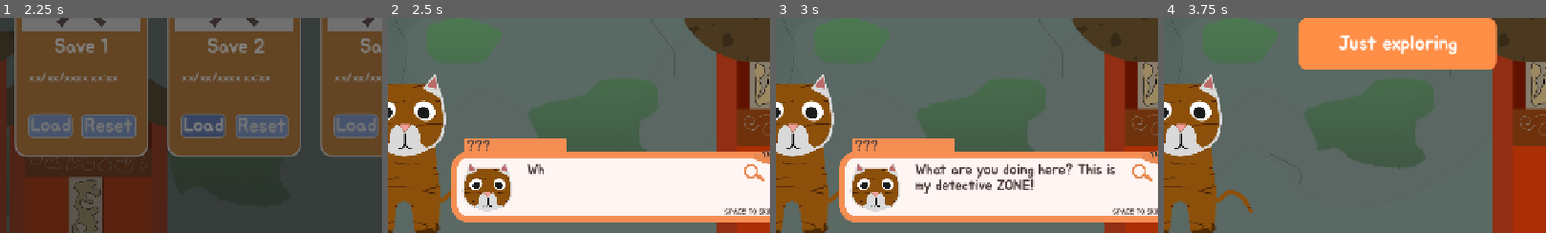
Above: before the commit, frames 1-4 (left to right).
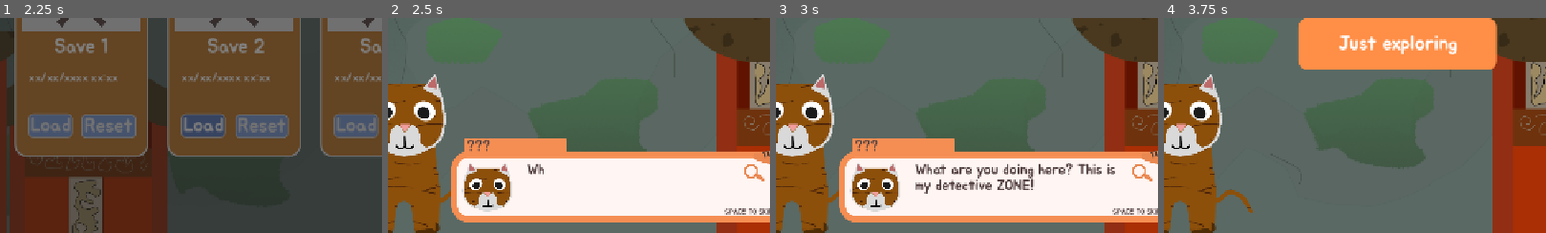
Above: after the commit, the same moments.

Repository: justvishy12/Detective-Tiggy
Game: Godot game, scene res://scenes/loading.tscn
Two runs of this game, one before a commit and one after it. Both use one fixed random seed, a clock stepped at 60 frames per second and the inputs below.
Inputs (mouse positions are % of the whole screen's width and height, from its top left):
- Up to frame 1 (2.25 s): tap Enter (ui_accept) at 0.5 s; move the mouse to (72, 45) at 0.52 s; hold Right 0.53-1.25 s; hold Enter (ui_accept) 0.53-1.25 s; click (72, 45) at 0.67 s; click "Load" at 1.25 s; click "Load" at 2 s
- Up to frame 2 (2.5 s): no input
- Up to frame 3 (3 s): tap Enter (ui_accept) at 2.75 s; drag from (30, 55) to (45, 70) at 2.77 s
- Up to frame 4 (3.75 s): tap Enter (ui_accept) at 3.5 s; move the mouse to (60, 28) at 3.52 s; hold Right from 3.53 s (still down); hold Enter (ui_accept) from 3.53 s (still down); tap Shift at 3.6 s; click (60, 28) at 3.67 s
The pictures show only the part of the screen within x 19-69%, y 50-100%; the shares and areas given below are measured in that part.

Frame 1 is identical in both runs. In frame 2, 0.1% of the frame differs, in the area x 2-28%, y 53-88%; in frame 3, 0.1%; in frame 4, less than 0.1%.
Error in both runs: Cannot call method 'change_scene_to_file' on a null value. (res://scripts/loading.gd:52)

Commit message:
Finish Zen Garden
Uploaded zen garden assets and tusky (new character) not really a minigame so very short, but just story scene, so not much done.

Diff:
--- a/tigy-moves/scenes/sortMG.tscn
+++ /dev/null
@@ -1,117 +0,0 @@
-[gd_scene format=3 uid="uid://045ts8yiw0hk"]
-
-[ext_resource type="Texture2D" uid="uid://be1wl7r6qjbnl" path="res://assets/scene bg/room4.png" id="1_4r3c1"]
-[ext_resource type="Texture2D" uid="uid://b61siv5wiuggk" path="res://assets/Book.png" id="2_31fjs"]
-[ext_resource type="Texture2D" uid="uid://djexgh6c21jex" path="res://assets/cookie.png" id="3_om4f5"]
-[ext_resource type="Texture2D" uid="uid://c77tlyvohkvl6" path="res://assets/cracker.png" id="4_frlxj"]
-[ext_resource type="Texture2D" uid="uid://d4a0demh67rnr" path="res://assets/fish cracker.png" id="5_gipj5"]
-[ext_resource type="Texture2D" uid="uid://dld6hydlle6vs" path="res://assets/fish.png" id="6_ue0fi"]
-[ext_resource type="Texture2D" uid="uid://clffenq7v2ab0" path="res://assets/Hat.png" id="7_uhgbi"]
-[ext_resource type="Texture2D" uid="uid://dyg1bxkp868on" path="res://assets/Magnify  Glass.png" id="8_hh8n4"]
-[ext_resource type="Texture2D" uid="uid://b56oy0ebk4e4h" path="res://assets/milk.png" id="9_cudeh"]
-[ext_resource type="Texture2D" uid="uid://5r6yebn1gtbh" path="res://assets/shoe.png" id="10_jywtn"]
-[ext_resource type="Texture2D" uid="uid://i4duyuxtmow7" path="res://assets/sock1.png" id="11_xq5r8"]
-[ext_resource type="Texture2D" uid="uid://c1ucd1ssgshde" path="res://assets/yarnball.png" id="12_qrcsr"]
-[ext_resource type="FontFile" uid="uid://ck8vhdjjmp7sf" path="res://fonts/Jua-Regular.ttf" id="13_om4f5"]
-
-[node name="Node2D" type="Node2D" unique_id=1379332548]
-
-[node name="Room4" type="Sprite2D" parent="." unique_id=1385376523]
-position = Vector2(445, 333)
-scale = Vector2(1.4222223, 1.4222223)
-texture = ExtResource("1_4r3c1")
-
-[node name="Interactive Items" type="Node2D" parent="." unique_id=904912522]
-position = Vector2(-682, -534.00006)
-scale = Vector2(1.7281421, 1.7281421)
-
-[node name="Book" type="Sprite2D" parent="Interactive Items" unique_id=1376896536]
-position = Vector2(711.747, 584.4427)
-scale = Vector2(0.50961536, 0.50961536)
-texture = ExtResource("2_31fjs")
-
-[node name="Cookie" type="Sprite2D" parent="Interactive Items" unique_id=1130067856]
-position = Vector2(796.8093, 597.7518)
-scale = Vector2(0.52409637, 0.52409637)
-texture = ExtResource("3_om4f5")
-
-[node name="Cracker" type="Sprite2D" parent="Interactive Items" unique_id=820410222]
-position = Vector2(654.46014, 670.0838)
-scale = Vector2(0.4125, 0.4125)
-texture = ExtResource("4_frlxj")
-
-[node name="FishCracker" type="Sprite2D" parent="Interactive Items" unique_id=59346725]
-position = Vector2(934.5296, 662.5613)
-scale = Vector2(0.4440296, 0.4440296)
-texture = ExtResource("5_gipj5")
-
-[node name="Fish" type="Sprite2D" parent="Interactive Items" unique_id=557241802]
-position = Vector2(613.37555, 616.8474)
-scale = Vector2(0.59433967, 0.59433967)
-texture = ExtResource("6_ue0fi")
-
-[node name="Hat" type="Sprite2D" parent="Interactive Items" unique_id=1699065071]
-position = Vector2(775.97784, 717.5337)
-scale = Vector2(0.46808508, 0.4680851)
-texture = ExtResource("7_uhgbi")
-
-[node name="MagnifyGlass" type="Sprite2D" parent="Interactive Items" unique_id=682143060]
-position = Vector2(1084.9801, 603.5383)
-scale = Vector2(0.41200033, 0.41200033)
-texture = ExtResource("8_hh8n4")
-
-[node name="Milk" type="Sprite2D" parent="Interactive Items" unique_id=1111152442]
-position = Vector2(848.3098, 663.13995)
-scale = Vector2(0.46969652, 0.46969652)
-texture = ExtResource("9_cudeh")
-
-[node name="Shoe" type="Sprite2D" parent="Interactive Items" unique_id=700498621]
-modulate = Color(0.48570347, 0.48570353, 0.48570347, 1)
-position = Vector2(936.84424, 620.89795)
-scale = Vector2(0.34649116, 0.34649116)
-texture = ExtResource("10_jywtn")
-
-[node name="Sock1" type="Sprite2D" parent="Interactive Items" unique_id=1358358248]
-modulate = Color(0.3019608, 0.5764706, 0.5764706, 1)
-position = Vector2(1014.38403, 592.5438)
-scale = Vector2(0.5793651, 0.5793651)
-texture = ExtResource("11_xq5r8")
-
-[node name="Yarnball" type="Sprite2D" parent="Interactive Items" unique_id=421185361]
-modulate = Color(0.9999986, 0.3960434, 0.3433689, 1)
-position = Vector2(1074.5643, 705.9606)
-scale = Vector2(0.6805556, 0.6805556)
-texture = ExtResource("12_qrcsr")
-
-[node name="Yarnball2" type="Sprite2D" parent="Interactive Items" unique_id=1670932586]
-modulate = Color(0.5411765, 1, 1, 1)
-position = Vector2(998.18164, 682.23553)
-scale = Vector2(0.5925926, 0.5925926)
-texture = ExtResource("12_qrcsr")
-
-[node name="Toys" type="Label" parent="." unique_id=1060116187]
-offset_left = 336.0
-offset_top = 179.0
-offset_right = 433.0
-offset_bottom = 228.0
-theme_override_fonts/font = ExtResource("13_om4f5")
-theme_override_font_sizes/font_size = 48
-text = "Toys"
-
-[node name="Gear" type="Label" parent="." unique_id=248701451]
-offset_left = 614.0
-offset_top = 181.0
-offset_right = 718.0
-offset_bottom = 230.0
-theme_override_fonts/font = ExtResource("13_om4f5")
-theme_override_font_sizes/font_size = 48
-text = "Gear"
-
-[node name="Food" type="Label" parent="." unique_id=1755379689]
-offset_left = 894.0
-offset_top = 180.0
-offset_right = 994.0
-offset_bottom = 229.0
-theme_override_fonts/font = ExtResource("13_om4f5")
-theme_override_font_sizes/font_size = 48
-text = "Food"
--- a/tigy-moves/scenes/zen garden.tscn
+++ b/tigy-moves/scenes/zen garden.tscn
@@ -1,6 +1,327 @@
 [gd_scene format=3 uid="uid://bn6d5b1fnb154"]
 
 [ext_resource type="Script" uid="uid://bs2co5fknw6hu" path="res://scripts/zen_garden.gd" id="1_00134"]
+[ext_resource type="Texture2D" uid="uid://c67qyk5xd2jun" path="res://assets/scene bg/Zen Garden.png" id="2_0l7ji"]
+[ext_resource type="Texture2D" uid="uid://0fumygayi57w" path="res://assets/hole.png" id="3_bsv7v"]
+[ext_resource type="Texture2D" uid="uid://ccxmch1ft1pg5" path="res://assets/M6.png" id="4_kmkhr"]
+[ext_resource type="Texture2D" uid="uid://dat53bg0sdtlt" path="res://assets/Shovel.png" id="5_lestv"]
+[ext_resource type="Texture2D" uid="uid://dbrwvhrdmgw5i" path="res://assets/Tusky.png" id="6_6yti8"]
+[ext_resource type="Texture2D" uid="uid://dffaqu80uvgjx" path="res://assets/TuskyBack.png" id="7_vab3i"]
+[ext_resource type="Texture2D" uid="uid://c568u6tvrafmh" path="res://assets/Tiggy.png" id="8_x4nyo"]
+[ext_resource type="Texture2D" uid="uid://chsbbi73gnvac" path="res://assets/textbox.png" id="9_0ekio"]
+[ext_resource type="Texture2D" uid="uid://byvw2eap704ft" path="res://assets/Shoe2.png" id="9_bsv7v"]
+[ext_resource type="FontFile" uid="uid://ck8vhdjjmp7sf" path="res://fonts/Jua-Regular.ttf" id="10_yb5sq"]
+[ext_resource type="StyleBox" uid="uid://mgm47pkvgrxx" path="res://styles/userchoice.tres" id="11_n6qjw"]
+[ext_resource type="StyleBox" uid="uid://sgstie1jsmlw" path="res://styles/userchoicehover+focus.tres" id="12_ubfgq"]
+[ext_resource type="Texture2D" uid="uid://clffenq7v2ab0" path="res://assets/Hat.png" id="14_kmkhr"]
+
+[sub_resource type="Animation" id="Animation_kmkhr"]
+length = 0.001
+
+[sub_resource type="Animation" id="Animation_lestv"]
+resource_name = "digging"
+length = 1.25
+loop_mode = 1
+tracks/0/type = "value"
+tracks/0/imported = false
+tracks/0/enabled = true
+tracks/0/path = NodePath("Shovel:position")
+tracks/0/interp = 1
+tracks/0/loop_wrap = true
+tracks/0/keys = {
+"times": PackedFloat32Array(0, 0.37, 0.66, 1.08),
+"transitions": PackedFloat32Array(1, 1, 1, 1),
+"update": 0,
+"values": [Vector2(1138, 540), Vector2(1100, 552), Vector2(1083, 527), Vector2(1140, 525.00006)]
+}
+tracks/1/type = "value"
+tracks/1/imported = false
+tracks/1/enabled = true
+tracks/1/path = NodePath("Shovel:rotation")
+tracks/1/interp = 1
+tracks/1/loop_wrap = true
+tracks/1/keys = {
+"times": PackedFloat32Array(0, 0.38, 0.67),
+"transitions": PackedFloat32Array(1, 1, 1),
+"update": 0,
+"values": [0.84203666, 1.0035644, 1.2374384]
+}
+
+[sub_resource type="Animation" id="Animation_x4nyo"]
+resource_name = "grab_tusky"
+length = 3.0000000000000004
+tracks/0/type = "value"
+tracks/0/imported = false
+tracks/0/enabled = true
+tracks/0/path = NodePath("Tusky:position")
+tracks/0/interp = 1
+tracks/0/loop_wrap = true
+tracks/0/keys = {
+"times": PackedFloat32Array(0, 1.4, 2.1333334, 2.6666667, 2.9666667),
+"transitions": PackedFloat32Array(1, 1, 1, 1, 1),
+"update": 0,
+"values": [Vector2(1021.0001, 491), Vector2(1021.0001, 491), Vector2(774.2501, 507.91254), Vector2(529, 545), Vector2(421.00006, 529.00006)]
+}
+tracks/1/type = "value"
+tracks/1/imported = false
+tracks/1/enabled = true
+tracks/1/path = NodePath("Tiggy:position")
+tracks/1/interp = 1
+tracks/1/loop_wrap = true
+tracks/1/keys = {
+"times": PackedFloat32Array(0, 0.6, 1.5, 2.1333334, 2.6666667, 2.9566667),
+"transitions": PackedFloat32Array(1, 1, 1, 1, 1, 1),
+"update": 0,
+"values": [Vector2(283, 488), Vector2(514, 442.00003), Vector2(933, 463), Vector2(686.25, 479.91254), Vector2(449, 494), Vector2(356.00003, 488)]
+}
+
+[sub_resource type="Animation" id="Animation_vab3i"]
+resource_name = "tusky move"
+length = 0.82
+tracks/0/type = "value"
+tracks/0/imported = false
+tracks/0/enabled = true
+tracks/0/path = NodePath("Tusky:position")
+tracks/0/interp = 1
+tracks/0/loop_wrap = true
+tracks/0/keys = {
+"times": PackedFloat32Array(0, 0.4, 0.8),
+"transitions": PackedFloat32Array(1, 1, 1),
+"update": 0,
+"values": [Vector2(1109, 500), Vector2(1080.0001, 489), Vector2(1021.0001, 491)]
+}
+tracks/1/type = "value"
+tracks/1/imported = false
+tracks/1/enabled = true
+tracks/1/path = NodePath("Shovel:position")
+tracks/1/interp = 1
+tracks/1/loop_wrap = true
+tracks/1/keys = {
+"times": PackedFloat32Array(0, 0.36666667, 0.76),
+"transitions": PackedFloat32Array(1, 1, 1),
+"update": 0,
+"values": [Vector2(1138, 540), Vector2(1184.9999, 562), Vector2(1222, 584)]
+}
+tracks/2/type = "value"
+tracks/2/imported = false
+tracks/2/enabled = true
+tracks/2/path = NodePath("Shovel:rotation")
+tracks/2/interp = 1
+tracks/2/loop_wrap = true
+tracks/2/keys = {
+"times": PackedFloat32Array(0, 0.4, 0.7266667),
+"transitions": PackedFloat32Array(1, 1, 1),
+"update": 0,
+"values": [0.5166175, 0.7454859, 0.98522365]
+}
+tracks/3/type = "value"
+tracks/3/imported = false
+tracks/3/enabled = true
+tracks/3/path = NodePath("TuskyBack:visible")
+tracks/3/interp = 1
+tracks/3/loop_wrap = true
+tracks/3/keys = {
+"times": PackedFloat32Array(0),
+"transitions": PackedFloat32Array(1),
+"update": 1,
+"values": [false]
+}
+tracks/4/type = "value"
+tracks/4/imported = false
+tracks/4/enabled = true
+tracks/4/path = NodePath("Tusky:visible")
+tracks/4/interp = 1
+tracks/4/loop_wrap = true
+tracks/4/keys = {
+"times": PackedFloat32Array(0),
+"transitions": PackedFloat32Array(1),
+"update": 1,
+"values": [true]
+}
+
+[sub_resource type="Animation" id="Animation_6yti8"]
+resource_name = "tusky turn"
+length = 0.9
+tracks/0/type = "value"
+tracks/0/imported = false
+tracks/0/enabled = true
+tracks/0/path = NodePath("TuskyBack:position")
+tracks/0/interp = 1
+tracks/0/loop_wrap = true
+tracks/0/keys = {
+"times": PackedFloat32Array(0, 0.21, 0.47),
+"transitions": PackedFloat32Array(1, 1, 1),
+"update": 0,
+"values": [Vector2(1113, 514), Vector2(1125, 507), Vector2(1118, 488.00003)]
+}
+tracks/1/type = "value"
+tracks/1/imported = false
+tracks/1/enabled = true
+tracks/1/path = NodePath("TuskyBack:visible")
+tracks/1/interp = 1
+tracks/1/loop_wrap = true
+tracks/1/keys = {
+"times": PackedFloat32Array(0, 0.47),
+"transitions": PackedFloat32Array(1, 1),
+"update": 1,
+"values": [true, false]
+}
+tracks/2/type = "value"
+tracks/2/imported = false
+tracks/2/enabled = true
+tracks/2/path = NodePath("Tusky:visible")
+tracks/2/interp = 1
+tracks/2/loop_wrap = true
+tracks/2/keys = {
+"times": PackedFloat32Array(0, 0.47),
+"transitions": PackedFloat32Array(1, 1),
+"update": 1,
+"values": [false, true]
+}
+tracks/3/type = "value"
+tracks/3/imported = false
+tracks/3/enabled = true
+tracks/3/path = NodePath("Tusky:position")
+tracks/3/interp = 1
+tracks/3/loop_wrap = true
+tracks/3/keys = {
+"times": PackedFloat32Array(0.5, 0.67, 0.8666667),
+"transitions": PackedFloat32Array(1, 1, 1),
+"update": 0,
+"values": [Vector2(1117.0001, 491), Vector2(1126, 500), Vector2(1109, 500)]
+}
+
+[sub_resource type="AnimationLibrary" id="AnimationLibrary_vab3i"]
+_data = {
+&"RESET": SubResource("Animation_kmkhr"),
+&"digging": SubResource("Animation_lestv"),
+&"grab_tusky": SubResource("Animation_x4nyo"),
+&"tusky move": SubResource("Animation_vab3i"),
+&"tusky turn": SubResource("Animation_6yti8")
+}
 
 [node name="Node2D" type="Node2D" unique_id=385739354]
 script = ExtResource("1_00134")
+
+[node name="ZenGarden" type="Sprite2D" parent="." unique_id=54778663]
+position = Vector2(640, 360)
+texture = ExtResource("2_0l7ji")
+
+[node name="Shovel" type="Sprite2D" parent="." unique_id=270028069]
+position = Vector2(1138, 540)
+rotation = 0.5166175
+texture = ExtResource("5_lestv")
+
+[node name="Tiggy" type="Sprite2D" parent="." unique_id=733082312]
+position = Vector2(283, 488)
+scale = Vector2(0.7547529, 0.7547529)
+texture = ExtResource("8_x4nyo")
+
+[node name="Hat" type="Sprite2D" parent="Tiggy" unique_id=1310498786]
+position = Vector2(-55.64734, -184.16623)
+rotation = -0.22018175
+scale = Vector2(1.0494993, 1.0494993)
+texture = ExtResource("14_kmkhr")
+
+[node name="Tusky" type="Sprite2D" parent="." unique_id=574504594]
+visible = false
+position = Vector2(1021.0001, 491)
+scale = Vector2(0.785, 0.785)
+texture = ExtResource("6_6yti8")
+
+[node name="TuskyBack" type="Sprite2D" parent="." unique_id=692283184]
+position = Vector2(1113, 514)
+scale = Vector2(0.7851406, 0.7851406)
+texture = ExtResource("7_vab3i")
+
+[node name="close items" type="Panel" parent="." unique_id=1286329152]
+visible = false
+offset_left = -24.0
+offset_top = -19.0
+offset_right = 1310.0
+offset_bottom = 743.0
+
+[node name="Hole" type="Sprite2D" parent="close items" unique_id=1673898502]
+position = Vector2(664.96436, 415.75)
+scale = Vector2(1.5857146, 1.5857143)
+texture = ExtResource("3_bsv7v")
+
+[node name="M6" type="Sprite2D" parent="close items" unique_id=117421338]
+position = Vector2(729.96436, 442.75)
+scale = Vector2(0.6029411, 0.60294116)
+texture = ExtResource("4_kmkhr")
+
+[node name="Shoe2" type="Sprite2D" parent="close items" unique_id=757919167]
+position = Vector2(573.96436, 401.75)
+scale = Vector2(1.4318185, 1.4318185)
+texture = ExtResource("9_bsv7v")
+
+[node name="Camera2D" type="Camera2D" parent="." unique_id=837012460]
+position = Vector2(640, 360)
+
+[node name="Textbox" type="Sprite2D" parent="Camera2D" unique_id=300719862]
+position = Vector2(48, 232.00003)
+scale = Vector2(0.732, 0.732)
+texture = ExtResource("9_0ekio")
+
+[node name="namelabel" type="Label" parent="Camera2D/Textbox" unique_id=616826456]
+offset_left = -355.12192
+offset_top = -94.2439
+offset_right = -134.12192
+offset_bottom = -58.73169
+theme_override_colors/font_color = Color(0.32941177, 0.2627451, 0.2627451, 1)
+theme_override_fonts/font = ExtResource("10_yb5sq")
+theme_override_font_sizes/font_size = 32
+text = "Detective Tiggy"
+
+[node name="textlabel" type="Label" parent="Camera2D/Textbox" unique_id=550217148]
+offset_left = -217.17072
+offset_top = -39.609756
+offset_right = 280.63885
+offset_bottom = 29.390244
+theme_override_colors/font_color = Color(0.32941177, 0.2627451, 0.2627451, 1)
+theme_override_fonts/font = ExtResource("10_yb5sq")
+theme_override_font_sizes/font_size = 32
+text = "Hey, what are you doing there, this is my detective area."
+autowrap_mode = 2
+
+[node name="skiplabel" type="Label" parent="Camera2D/Textbox" unique_id=1390395435]
+offset_left = 234.92682
+offset_top = 64.19512
+offset_right = 353.92682
+offset_bottom = 87.195114
+theme_override_colors/font_color = Color(0.32941177, 0.2627451, 0.2627451, 1)
+theme_override_fonts/font = ExtResource("10_yb5sq")
+theme_override_font_sizes/font_size = 16
+text = "SPACE TO SKIP  "
+
+[node name="photobox" type="TextureRect" parent="Camera2D/Textbox" unique_id=214395753]
+offset_left = -367.41464
+offset_top = -46.439026
+offset_right = -230.82928
+offset_bottom = 71.02435
+expand_mode = 2
+stretch_mode = 4
+
+[node name="you" type="Button" parent="Camera2D" unique_id=610571166]
+visible = false
+offset_left = -104.0
+offset_top = -64.0
+offset_right = 228.43158
+offset_bottom = 23.0
+scale = Vector2(0.852054, 0.852054)
+mouse_default_cursor_shape = 2
+theme_override_colors/font_color = Color(1, 1, 1, 1)
+theme_override_fonts/font = ExtResource("10_yb5sq")
+theme_override_font_sizes/font_size = 32
+theme_override_styles/normal = ExtResource("11_n6qjw")
+theme_override_styles/pressed = ExtResource("12_ubfgq")
+theme_override_styles/hover = ExtResource("12_ubfgq")
+theme_override_styles/focus = ExtResource("12_ubfgq")
+text = "I don't know, but they are digging!"
+autowrap_mode = 2
+
+[node name="AnimationPlayer" type="AnimationPlayer" parent="." unique_id=437844803]
+libraries/ = SubResource("AnimationLibrary_vab3i")
+
+[connection signal="pressed" from="Camera2D/you" to="." method="_on_you_pressed"]
--- a/tigy-moves/scripts/SaveManager.gd
+++ b/tigy-moves/scripts/SaveManager.gd
@@ -7,6 +7,7 @@
 var sockMG = false
 var kitchen = false
 var room4 = false
+var zen_gar = false
 var sMGtime: int = 0
 var rMGtime: int = 0
 
@@ -22,6 +23,7 @@
 		"kitchen": kitchen,
 		"room4": room4,
 		"rMGtime": rMGtime,
+		"zen_gar": zen_gar,
 	}
 
 	var file = FileAccess.open(path, FileAccess.WRITE)
@@ -64,6 +66,8 @@
 		return null
 	introduction = data.get("introduction", false)
 	speed = data.get("speed", 0.05)
+	#if zen_gar:
+		#get_tree().change_scene_to_file("res://scenes/zen garden.tscn")
 	if room4:
 		get_tree().change_scene_to_file("res://scenes/zen garden.tscn")
 	elif kitchen:
--- a/tigy-moves/scripts/room_3.gd
+++ b/tigy-moves/scripts/room_3.gd
@@ -47,7 +47,7 @@
 		#4
 		"speaker": "cat",
 		"name": "Detective Tiggy",
-		"text": "Thanks, exit the room. ",
+		"text": "Thanks, exit the room. (click the door) ",
 		"portrait": preload("res://assets/headshots/TIGGY FACE.png")
 	},
 
--- a/tigy-moves/scripts/zen_garden.gd
+++ b/tigy-moves/scripts/zen_garden.gd
@@ -1,9 +1,168 @@
 extends Node2D
 
+var played = false
+var played2 = false
 
-# Called when the node enters the scene tree for the first time.
+var skip_typing = false
+var dialogue = [
+	{
+		#0
+		"speaker": "cat",
+		"name": "Detective Tiggy",
+		"text": "Look, who is that? ",
+		"portrait": preload("res://assets/headshots/TIGGY FACE.png")
+	},
+	{
+		#1
+		"speaker": "you",
+		"name": "",
+		"text": "I don't know, but they are digging! "
+	},
+	{
+		#2
+		"speaker": "cat",
+		"name": "Detective Tiggy",
+		"text": "HEY, TURN AROUND! ",
+		"portrait": preload("res://assets/headshots/TIGGY FACE.png")
+	},
+	{
+		#3
+		"speaker": "cat",
+		"name": "???",
+		"text": "I'm sorry, please forgive me. ",
+		"portrait": preload("res://assets/headshots/TUSKY FACE.png")
+	},
+	{
+		#4
+		"speaker": "cat",
+		"name": "Detective Tiggy",
+		"text": "Tusky? What are you doing here? ",
+		"portrait": preload("res://assets/headshots/TIGGY FACE.png")
+	},
+	{
+		#5
+		"speaker": "you",
+		"name": "",
+		"text": "Who is Tusky "
+	},
+	{
+		#6
+		"speaker": "cat",
+		"name": "Detective Tiggy",
+		"text": "He is my little cousin but move aside, NOW! ",
+		"portrait": preload("res://assets/headshots/TIGGY FACE.png")
+	},
+	{
+		#7
+		"speaker": "cat",
+		"name": "Detective Tiggy",
+		"text": "Hey, that's, my shoe! And a PIECE OF THE RECIPE! ",
+		"portrait": preload("res://assets/headshots/TIGGY FACE.png")
+	},
+	{
+		#8
+		"speaker": "cat",
+		"name": "Tusky",
+		"text": "Sorry? ",
+		"portrait": preload("res://assets/headshots/TUSKY FACE.png")
+	},
+	{
+		#9
+		"speaker": "cat",
+		"name": "Detective Tiggy",
+		"text": "Let's go back in, and i'm not forgeting about what you did! (click door) ",
+		"portrait": preload("res://assets/headshots/TIGGY FACE.png")
+	},
+
+	]
+
+var dialogue_index = 0
+var typing = false
+
+
+func show_next_dialogue() -> void:
+	if dialogue_index >= dialogue.size():
+		$Camera2D/Textbox.visible = false
+		$Camera2D/you.visible = false
+		return
+
+	var line = dialogue[dialogue_index]
+
+	if line["speaker"] == "you":
+		$Camera2D/Textbox.visible = false
+		$Camera2D/you.visible = true
+		$Camera2D/you.text = line["text"]
+
+	elif line["speaker"] == "cat":
+		$Camera2D/you.visible = false
+		show_cat_text(line)
+
+
+
+
+func show_cat_text(line) -> void:
+	skip_typing = false
+	$Camera2D/Textbox.visible = true
+	typing = true
+
+	$Camera2D/Textbox/namelabel.text = line["name"]
+	$Camera2D/Textbox/textlabel.text = line["text"]
+
+	if line.has("portrait"):
+		$Camera2D/Textbox/photobox.texture = line["portrait"]
+	else:
+		$Camera2D/Textbox/photobox.texture = null
+	$Camera2D/Textbox/textlabel.visible_characters = 0
+
+	for i in $Camera2D/Textbox/textlabel.text.length():
+		if skip_typing:
+			$Camera2D/Textbox/textlabel.visible_characters = $Camera2D/Textbox/textlabel.text.length()
+			break
+		if !is_inside_tree():
+			return
+		$Camera2D/Textbox/textlabel.visible_characters = i
+		await get_tree().create_timer(SaveManager.speed, false).timeout
+	typing = false
+
+
+func _input(event):
+	if dialogue_index == 2 and played == false:
+		played = true
+		$AnimationPlayer.stop()
+		$AnimationPlayer.play("tusky turn")
+	if dialogue_index == 6 and played == true:
+		played = false
+		await get_tree().create_timer(0.3).timeout
+		print("works")
+		$AnimationPlayer.stop()
+		$AnimationPlayer.play("tusky move")
+
+	if dialogue_index == 7:
+		$"close items".visible = true
+	if dialogue_index == 8:
+		$"close items".visible = false
+	if dialogue_index == 9 and played2 == false:
+		played2 = true
+		print(played2)
+		$AnimationPlayer.play("grab_tusky")
+	if event.is_action_pressed("ui_accept") and !typing:
+		if dialogue_index < dialogue.size() and dialogue[dialogue_index]["speaker"] == "cat":
+			if dialogue_index != 9:
+				dialogue_index += 1
+				show_next_dialogue()
+
+	elif event.is_action_pressed("ui_accept") and typing:
+		skip_typing = true
+		$Camera2D/Textbox/textlabel.visible_characters = $Camera2D/Textbox/textlabel.text.length()
+
+
+func _on_you_pressed() -> void:
+	dialogue_index += 1
+	show_next_dialogue()
+
 func _ready() -> void:
-	pass # Replace with function body.
+	$AnimationPlayer.play("digging")
+	show_next_dialogue()
 
 
 # Called every frame. 'delta' is the elapsed time since the previous frame.
Binary file added: tigy-moves/assets/Shoe2.png
Not shown, added: tigy-moves/assets/Shoe2.png.import
Binary file added: tigy-moves/assets/Shovel.png
Not shown, added: tigy-moves/assets/Shovel.png.import
Binary file changed: tigy-moves/assets/Tiggy.png
Binary file added: tigy-moves/assets/Tusky.png
Not shown, added: tigy-moves/assets/Tusky.png.import
Binary file added: tigy-moves/assets/TuskyBack.png
Not shown, added: tigy-moves/assets/TuskyBack.png.import
Binary file changed: tigy-moves/assets/headshots/TIGGY FACE.png
Binary file added: tigy-moves/assets/headshots/TUSKY FACE.png
Not shown, added: tigy-moves/assets/headshots/TUSKY FACE.png.import
(and 4 more such lines)
